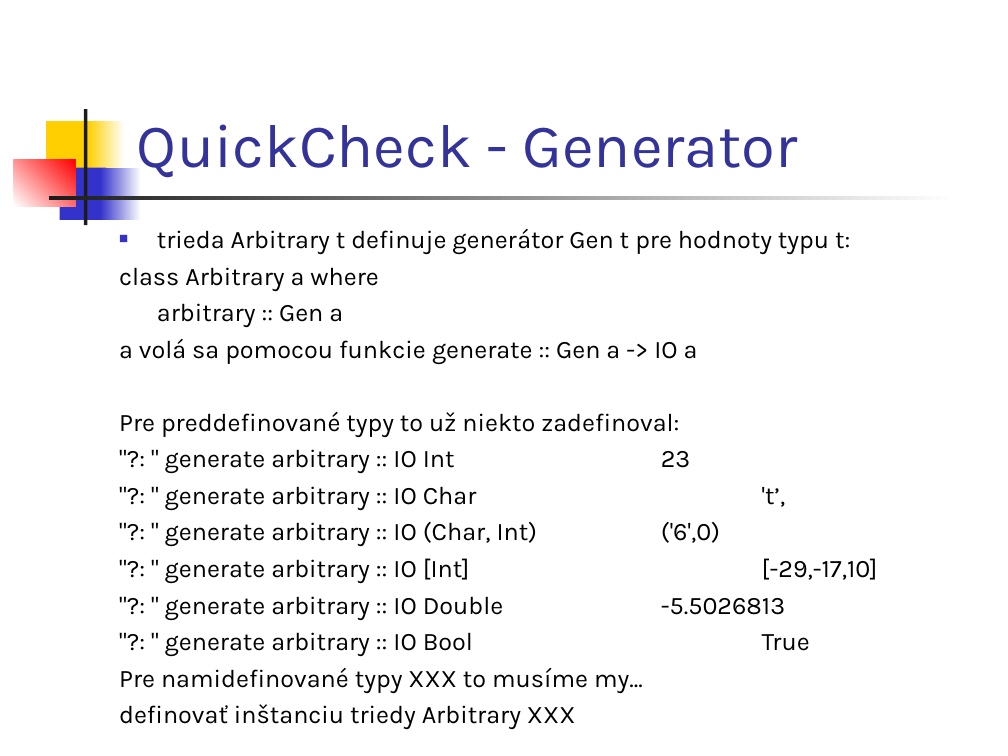
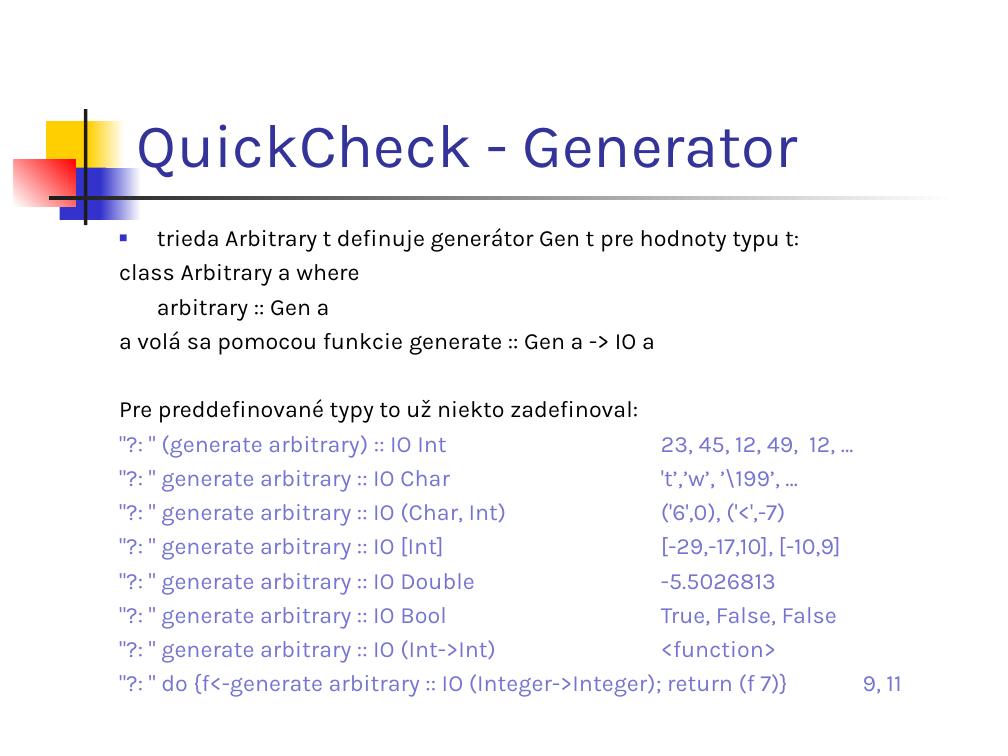
Before and after one commit to Funkcionalne/Prednasky, a slide deck: slide 19 of 02/02_fpro.ppt (slide 17 before the commit). Drawn at 1008x756 pixels with LibreOffice and Linux fonts; fonts in the diff are those of the drawing. Boxes give left, top, right and bottom in pixels: in the first picture for what was removed or moved away, otherwise in the second. Text is boxed around its words. In the diff, an @@ line names an element or a change of style, - is before the commit and + after.

```diff
--- a/02/02_fpro.ppt
+++ b/02/02_fpro.ppt
@@ text at box(119, 228, 799, 594): size 18 to 16.6 pt in "trieda Arbitrary t definuje generátor Gen t ...", "class Arbitrary a where", "arbitrary :: Gen a", "a volá sa pomocou funkcie generate :: ..." and 2 more places; text colour #000000 to #7575D1 in ""?: " generate arbitrary :: IO Double ..." @@
@@ text at box(161, 435, 841, 560): text changed; size 18 to 16.6 pt; text colour #000000 to #7575D1 @@
-"?: " generate arbitrary :: IO Int 23
-"?: " generate arbitrary :: IO Char 't’‚
-"?: " generate arbitrary :: IO (Char, Int) ('6',0)
-"?: " generate arbitrary :: IO [Int] [-29,-17,10]
+"?: " (generate arbitrary) :: IO Int 23, 45, 12, 49, 12, …
+"?: " generate arbitrary :: IO Char 't’‚’w’, ’\199’, …
+"?: " generate arbitrary :: IO (Char, Int) ('6',0), ('<',-7)
+"?: " generate arbitrary :: IO [Int] [-29,-17,10], [-10,9]
@@ text at box(161, 607, 901, 697): text changed; size 18 to 16.6 pt; text colour #000000 to #7575D1 @@
-"?: " generate arbitrary :: IO Bool True
-Pre namidefinované typy XXX to musíme my...
-definovať inštanciu triedy Arbitrary XXX
+"?: " generate arbitrary :: IO Bool True, False, False
+"?: " generate arbitrary :: IO (Int->Int) <function>
+"?: " do {f<-generate arbitrary :: IO (Integer->Integer); return (f 7)} 9, 11
```
Also in this commit, not shown: 7 other slides changed, 3 slides added, 7 other files.
